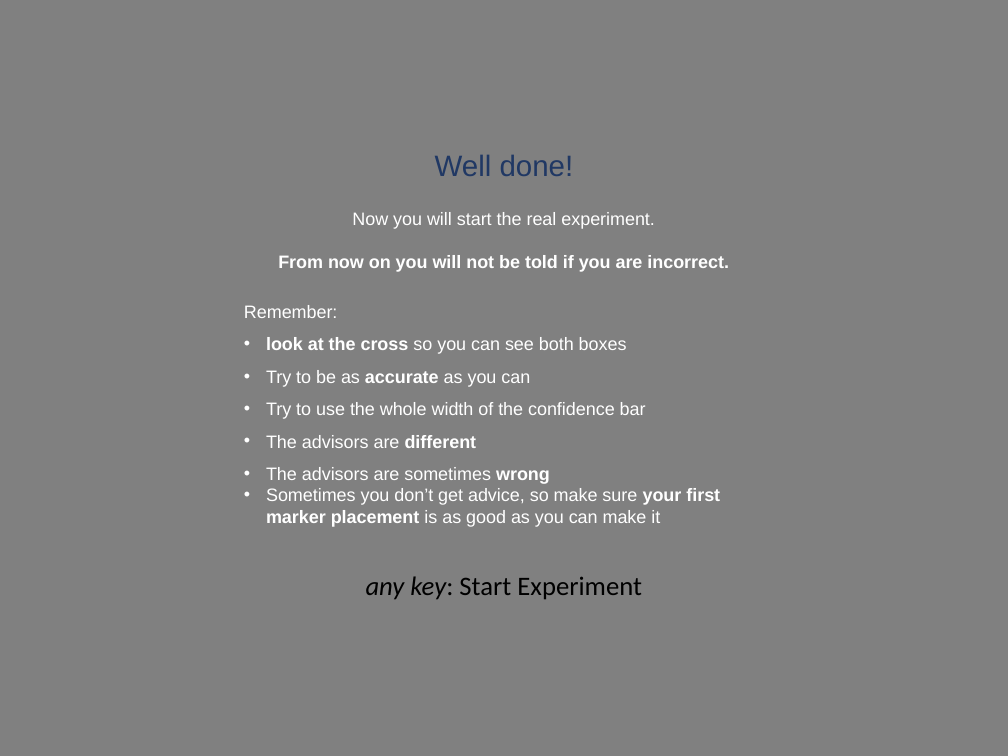
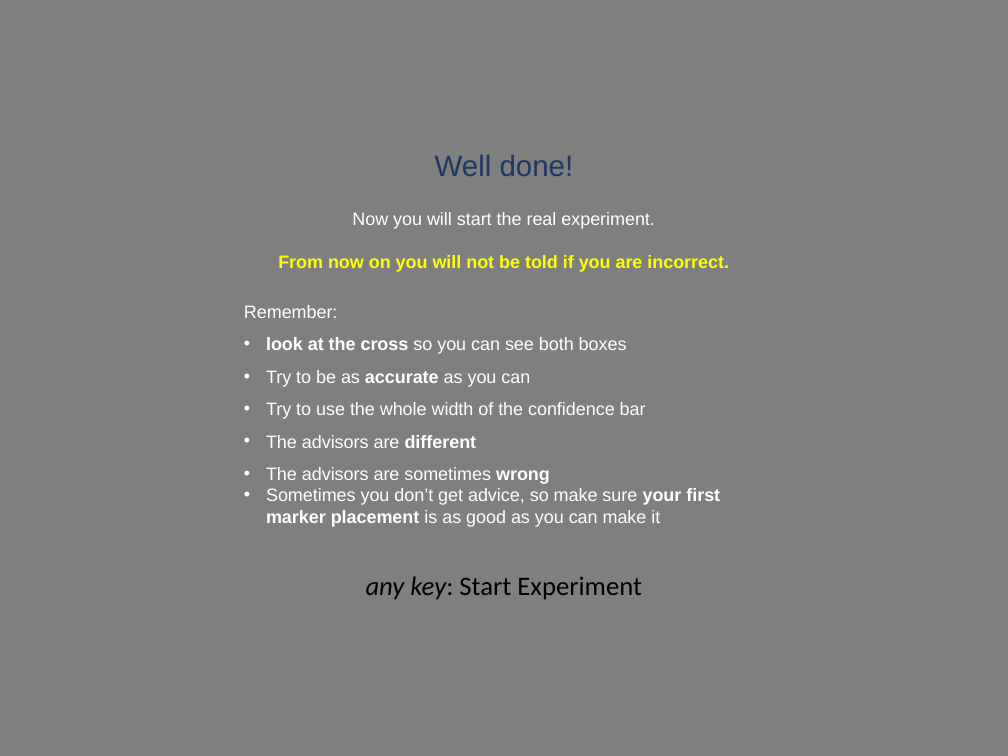
Before and after one commit to mjaquiery/nofeedback_trust, a slide deck: slide 19 of instructions/Instructions_HaloEffect_4x3.pptx. Drawn at 1008x756 pixels with LibreOffice and Linux fonts; fonts in the diff are those of the drawing. Boxes give left, top, right and bottom in pixels: in the first picture for what was removed or moved away, otherwise in the second. Text is boxed around its words. In the diff, an @@ line names an element or a change of style, - is before the commit and + after.

```diff
--- a/instructions/Instructions_HaloEffect_4x3.pptx
+++ b/instructions/Instructions_HaloEffect_4x3.pptx
@@ rectangle added at (0, 0, 1008, 756), fill #7F7F7F @@
@@ text at (278, 255, 729, 272): text colour #FFFFFF to #FFFF00 in "From now on you will not be ..." @@
```
Also in this commit, not shown: 21 other slides changed, 47 other files.
